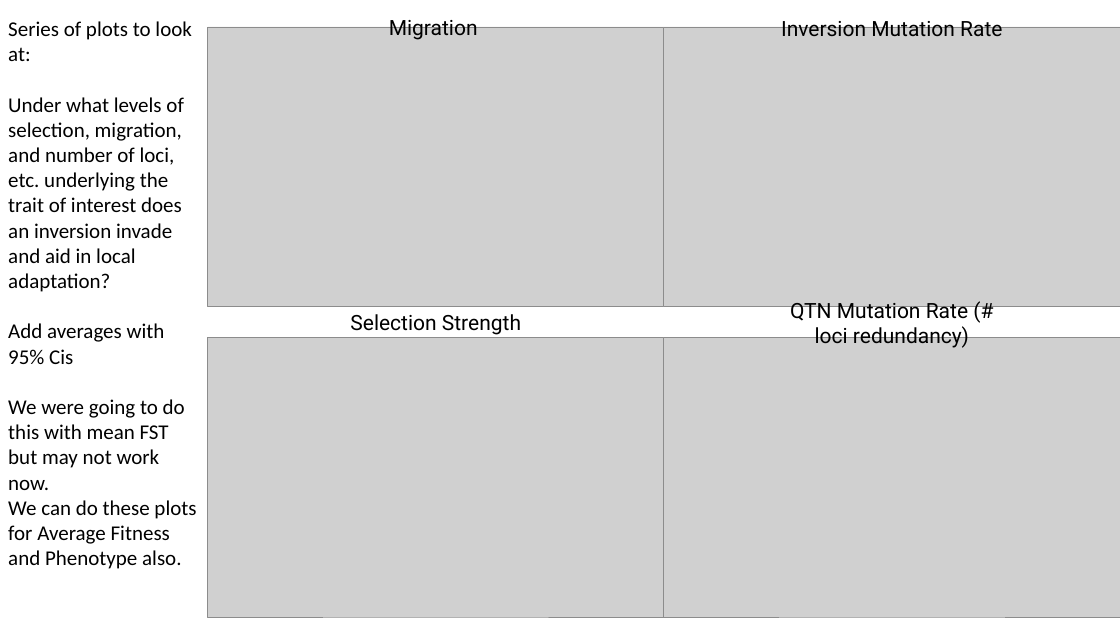
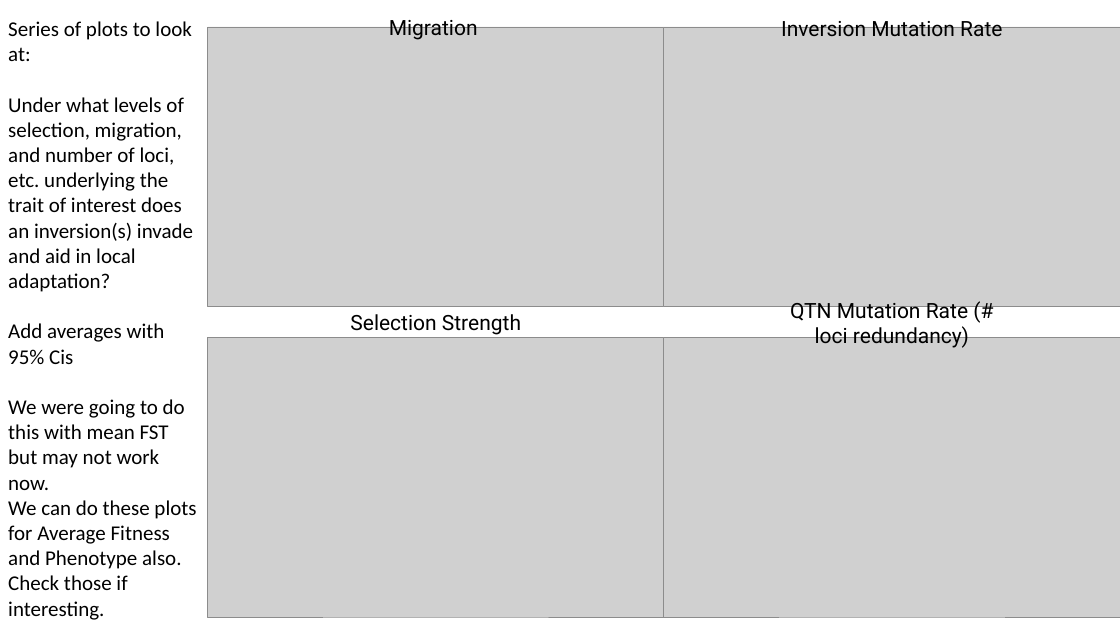
Before and after one commit to SaraSchaal/CoreSim_QTL, a slide deck: slide 1 of figures/Practice/InversionSimulation_playPlots.pptx. Drawn at 1120x630 pixels with LibreOffice and Linux fonts; fonts in the diff are those of the drawing; grey boxes stand for pictures. Boxes give left, top, right and bottom in pixels: in the first picture for what was removed or moved away, otherwise in the second. Text is boxed around its words. In the diff, an @@ line names an element or a change of style, - is before the commit and + after.

```diff
--- a/figures/Practice/InversionSimulation_playPlots.pptx
+++ b/figures/Practice/InversionSimulation_playPlots.pptx
@@ text at (8,97,193,292): text changed @@
-Under what levels of selection, migration, and number of loci, etc. underlying the trait of interest does an inversion invade and aid in local adaptation?
+Under what levels of selection, migration, and number of loci, etc. underlying the trait of interest does an inversion(s) invade and aid in local adaptation?
@@ text at (8,500,196,620): text changed @@
-We can do these plots for Average Fitness and Phenotype also.
+We can do these plots for Average Fitness and Phenotype also. Check those if interesting.
```
Also in this commit, not shown: 2 other slides changed, 41 other files.
